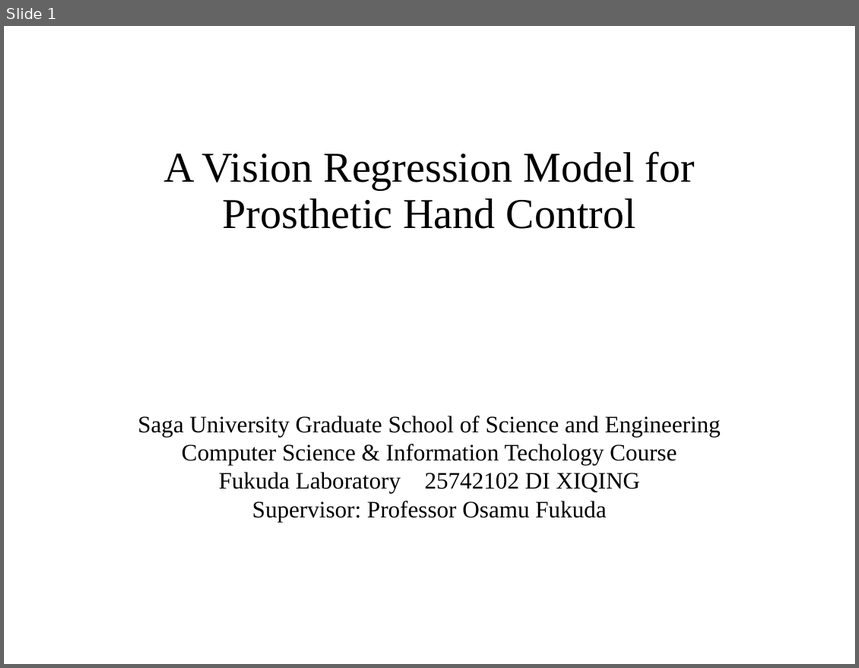
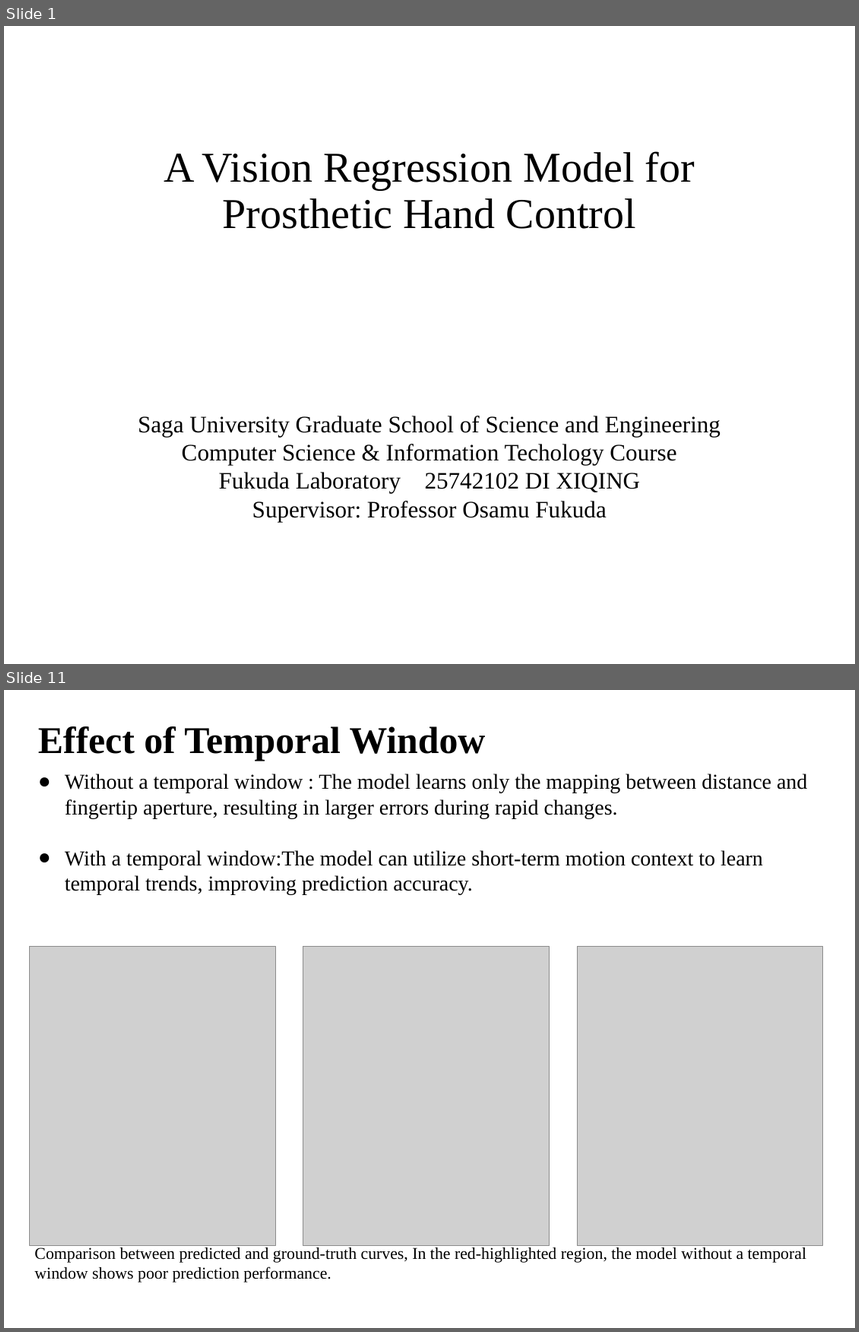
Before and after one commit to DiXiQing/Multimodal_Imitation_Learning, a slide deck: Zemi/2026-10-28-Di.pptx. Shown one above the other, each under a label of ours: slide 1 before the commit, slides 1 and 11 after it; the slides between them are not shown. The pictures are 859x668 and 859x1332 pixels, drawn with LibreOffice and Linux fonts; fonts in the diff are those of the drawing; grey boxes stand for pictures. Boxes give left, top, right and bottom in pixels: in the first picture for what was removed or moved away, otherwise in the second. Text is boxed around its words. In the diff, an @@ line names an element or a change of style, - is before the commit and + after.

```diff
--- a/Zemi/2026-10-28-Di.pptx
+++ b/Zemi/2026-10-28-Di.pptx
@@ slide 11 added at bbox=[4, 690, 855, 1328], background #FFFFFF @@
@@ text added at bbox=[38, 726, 486, 761], 32 pt, text #000000, bold @@
+Effect of Temporal Window
@@ text added at bbox=[65, 774, 807, 895], 18 pt, text #000000 @@
+● Without a temporal window : The model learns only the mapping between distance and fingertip aperture, resulting in larger errors during rapid changes.
+● With a temporal window:The model can utilize short-term motion context to learn temporal trends, improving prediction accuracy.
@@ picture added at bbox=[30, 946, 275, 1246] @@
@@ picture added at bbox=[303, 946, 550, 1246] @@
@@ picture added at bbox=[577, 946, 823, 1246] @@
@@ text added at bbox=[34, 1248, 807, 1283], 14 pt, text #000000 @@
+Comparison between predicted and ground-truth curves, In the red-highlighted region, the model without a temporal window shows poor prediction performance.
```
Also in this commit, not shown: 4 slides changed, 8 other slides added, 12 slides removed, 49 other files.
